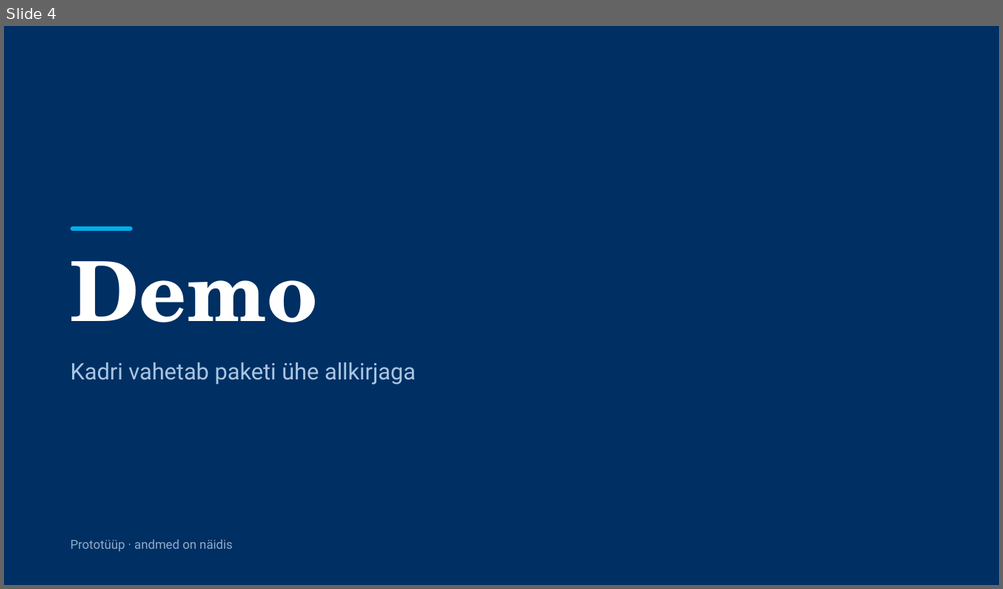
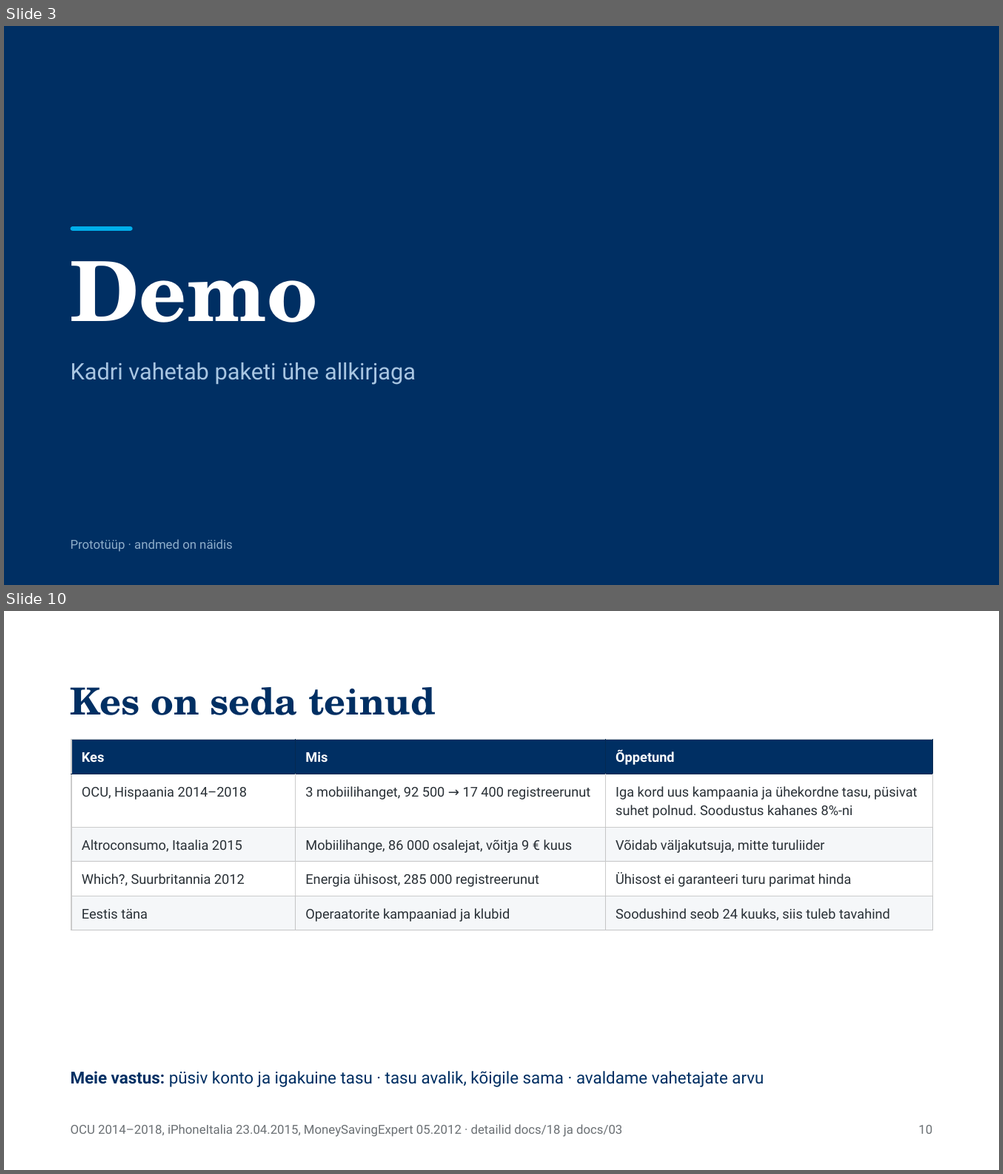
Before and after one commit to ulaurson/tuleva-kogum, a slide deck: esitlus/tuleva-kogum-pitch.pptx. Shown one above the other, each under a label of ours: slide 4 before the commit, slides 3 and 10 after it; the slides between them are not shown. The pictures are 1003x589 and 1003x1174 pixels, drawn with LibreOffice and Linux fonts; fonts in the diff are those of the drawing. Boxes give left, top, right and bottom in pixels: in the first picture for what was removed or moved away, otherwise in the second. Text is boxed around its words. In the diff, an @@ line names an element or a change of style, - is before the commit and + after.

```diff
--- a/esitlus/tuleva-kogum-pitch.pptx
+++ b/esitlus/tuleva-kogum-pitch.pptx
@@ slide 10 added at (4, 611, 999, 1170), background #FFFFFF @@
@@ title added at (71, 687, 435, 715), 36 pt, text #002F63, bold @@
+Kes on seda teinud
@@ table added at (71, 739, 933, 931), 5 rows, 3 columns @@
+Kes | Mis | Õppetund
+OCU, Hispaania 2014–2018 | 3 mobiilihanget, 92 500 → 17 400 registreerunut | Iga kord uus kampaania ja ühekordne tasu, püsivat suhet polnud. Soodustus kahanes 8%-ni
+Altroconsumo, Itaalia 2015 | Mobiilihange, 86 000 osalejat, võitja 9 € kuus | Võidab väljakutsuja, mitte turuliider
+Which?, Suurbritannia 2012 | Energia ühisost, 285 000 registreerunut | Ühisost ei garanteeri turu parimat hinda
+Eestis täna | Operaatorite kampaaniad ja klubid | Soodushind seob 24 kuuks, siis tuleb tavahind
@@ text added at (71, 1071, 763, 1088), 16 pt, text #002F63 @@
+Meie vastus: püsiv konto ja igakuine tasu · tasu avalik, kõigile sama · avaldame vahetajate arvu
@@ text added at (71, 1125, 622, 1137), 12 pt, text #6B7074 @@
+OCU 2014–2018, iPhoneItalia 23.04.2015, MoneySavingExpert 05.2012 · detailid docs/18 ja docs/03
@@ text added at (918, 1125, 932, 1134), 12 pt, text #6B7074 @@
+10
@@ what was slide 4 is now slide 3 @@
```
Also in this commit, not shown: 3 slides changed, 7 other slides added, 6 slides removed, 1 other file.
